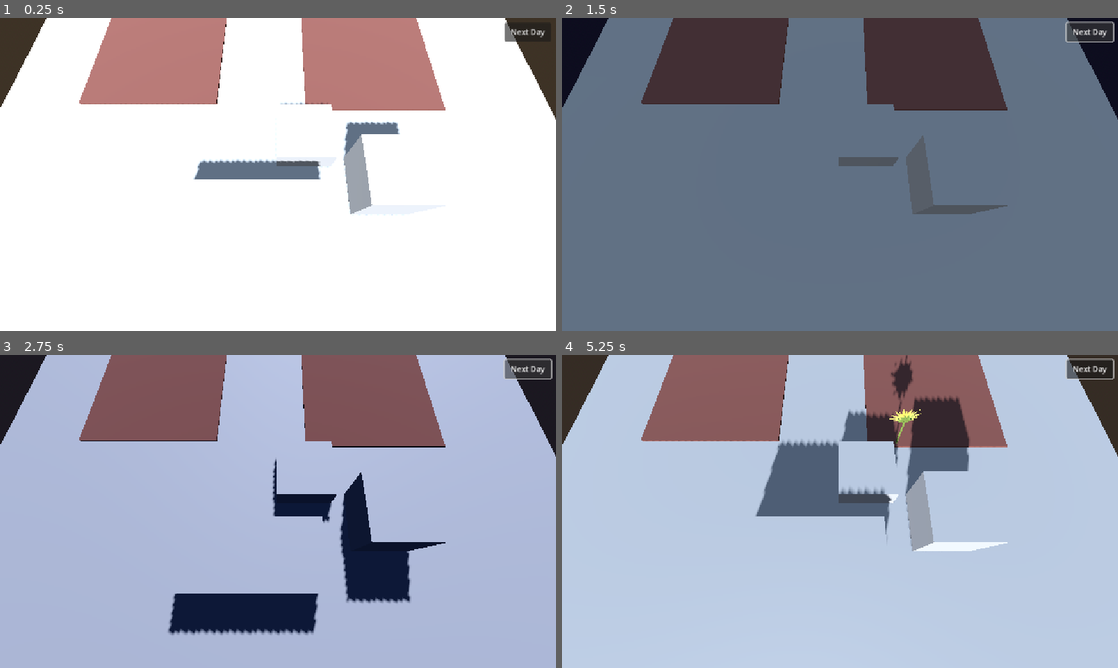
Above: before the commit, frames 1-4 (two rows, left to right).
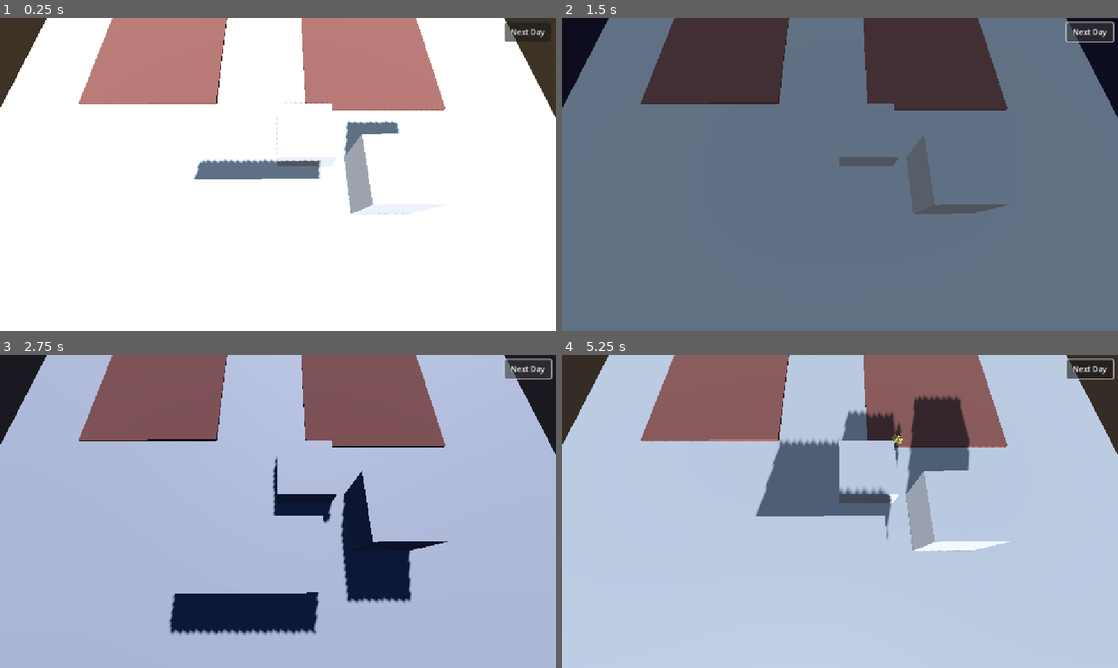
Above: after the commit, the same moments.

Repository: ToBinio/secrets-of-soil
Game: Godot game, scene res://scenes/main.tscn
Two runs of this game, one before a commit and one after it. Both use one fixed random seed, a clock stepped at 60 frames per second and the inputs below.
Inputs (mouse positions are in pixels of both pictures, inside the frame that each line leads up to):
- Up to frame 1 (0.25 s): no input
- Up to frame 2 (1.5 s): click "Next Day" at 0.5 s; click "Next Day" at 1.25 s
- Up to frame 3 (2.75 s): click "Next Day" at 2 s
- Up to frame 4 (5.25 s): move the mouse to (962, 495) at 2.77 s; click (962, 495) at 2.92 s; move the mouse to (728, 527) at 3.52 s; click (728, 527) at 3.67 s; move the mouse to (895, 442) at 4.27 s; click (895, 442) at 4.42 s; tap Enter at 5 s; move the mouse to (812, 574) at 5.02 s; click (812, 574) at 5.17 s

The runs differ from the first frame. In frame 1, 0.3% of the frame differs, in the area x 1-100%, y 0-64%; in frame 2, 0.2%; in frame 3, 0.8%; in frame 4, 1.1%, in the area x 1-100%, y 0-63%.

Commit message:
simple plant growing

Diff:
--- a/scenes/field.tscn
+++ b/scenes/field.tscn
@@ -1,8 +1,6 @@
-[gd_scene load_steps=7 format=3 uid="uid://dpg1chidhkvy3"]
+[gd_scene load_steps=5 format=3 uid="uid://dpg1chidhkvy3"]
 
 [ext_resource type="Script" uid="uid://c6qxasibnqplc" path="res://scripts/field.gd" id="1_6pmjc"]
-[ext_resource type="Resource" uid="uid://c85nr0tqy0565" path="res://scripts/resources/plants/sunflower.tres" id="2_ttalb"]
-[ext_resource type="PackedScene" uid="uid://bfvklom7mvg26" path="res://scenes/plants/sunflower.tscn" id="3_lptdg"]
 
 [sub_resource type="BoxShape3D" id="BoxShape3D_ycb0e"]
 size = Vector3(5, 0.1, 5)
@@ -16,9 +14,6 @@
 
 [node name="Field" type="Node3D"]
 script = ExtResource("1_6pmjc")
-plant = ExtResource("2_ttalb")
-scene = ExtResource("3_lptdg")
-max_water = 100.0
 
 [node name="Area3D" type="Area3D" parent="."]
 
--- a/scenes/info.gd
+++ b/scenes/info.gd
@@ -8,7 +8,7 @@
 func _ready() -> void:
 	Global.on_plant_show.connect(_on_plant_show)
 
-func _on_plant_show(plant: Plant):
+func _on_plant_show(plant: PlantResource):
 	label.text = plant.name
 
 	if(_open):
--- a/scenes/main.tscn
+++ b/scenes/main.tscn
@@ -199,5 +199,6 @@
 zoom_animation_speed = 10.0
 
 [node name="World" parent="." instance=ExtResource("1_o5qli")]
+transform = Transform3D(0.999998, -0.000154248, 0.00215105, 0.00014794, 0.999996, 0.00292046, -0.00215149, -0.00292013, 0.999993, 0, 0, 0)
 
 [connection signal="pressed" from="Ui/NextDay/Button" to="Ui/NextDay" method="_on_next_day_button_pressed"]
--- a/scenes/plant/growable.tscn
+++ b/scenes/plant/growable.tscn
@@ -1,6 +1,6 @@
 [gd_scene load_steps=2 format=3 uid="uid://bbivfwup2rbo2"]
 
-[ext_resource type="Script" uid="uid://cqxn7kbefvw0w" path="res://scripts/growable.gd" id="1_qctm5"]
+[ext_resource type="Script" uid="uid://cqxn7kbefvw0w" path="res://scripts/components/growable.gd" id="1_qctm5"]
 
 [node name="Growable" type="Node"]
 script = ExtResource("1_qctm5")
--- a/scenes/plant/plant_clicker.tscn
+++ b/scenes/plant/plant_clicker.tscn
@@ -1,6 +1,6 @@
 [gd_scene load_steps=2 format=3 uid="uid://boeiwk7qotto2"]
 
-[ext_resource type="Script" uid="uid://bxpknsj5j8a1v" path="res://scripts/plant_clicker.gd" id="1_am5sk"]
+[ext_resource type="Script" uid="uid://bxpknsj5j8a1v" path="res://scripts/components/clicker.gd" id="1_am5sk"]
 
 [node name="Clicker" type="Area3D"]
 script = ExtResource("1_am5sk")
--- a/scenes/plants/sunflower.tscn
+++ b/scenes/plants/sunflower.tscn
@@ -1,7 +1,8 @@
-[gd_scene load_steps=7 format=3 uid="uid://bfvklom7mvg26"]
+[gd_scene load_steps=8 format=3 uid="uid://bfvklom7mvg26"]
 
 [ext_resource type="PackedScene" uid="uid://bbivfwup2rbo2" path="res://scenes/plant/growable.tscn" id="1_1v48e"]
 [ext_resource type="PackedScene" uid="uid://bnju6l2m5u8rc" path="res://assets/plants/sunflower/sunflower.gltf" id="1_40ky6"]
+[ext_resource type="Script" uid="uid://kmp8a7og7efk" path="res://scripts/components/plant.gd" id="1_mtwp4"]
 [ext_resource type="PackedScene" uid="uid://boeiwk7qotto2" path="res://scenes/plant/plant_clicker.tscn" id="1_uoh7n"]
 [ext_resource type="Resource" uid="uid://c85nr0tqy0565" path="res://scripts/resources/plants/sunflower.tres" id="2_duwge"]
 [ext_resource type="PackedScene" uid="uid://bd00p8h4tp4ej" path="res://scenes/plant/click_clear_component.tscn" id="4_1v48e"]
@@ -11,17 +12,21 @@
 height = 1.5629
 
 [node name="Sunflower" type="Node3D"]
+script = ExtResource("1_mtwp4")
+plant = ExtResource("2_duwge")
 
-[node name="Growable" parent="." instance=ExtResource("1_1v48e")]
+[node name="Growable" parent="." node_paths=PackedStringArray("plant", "visual") instance=ExtResource("1_1v48e")]
+plant = NodePath("..")
+visual = NodePath("../Visual")
 
-[node name="Clicker" parent="." instance=ExtResource("1_uoh7n")]
-plant = ExtResource("2_duwge")
+[node name="Clicker" parent="." node_paths=PackedStringArray("plant") instance=ExtResource("1_uoh7n")]
+plant = NodePath("..")
 
 [node name="CollisionShape3D" type="CollisionShape3D" parent="Clicker"]
 transform = Transform3D(1, 0, 0, 0, 1, 0, 0, 0, 1, 0, 0.774343, 0)
 shape = SubResource("CapsuleShape3D_40ky6")
 
+[node name="ClickClearComponent" parent="." instance=ExtResource("4_1v48e")]
+
 [node name="Visual" parent="." instance=ExtResource("1_40ky6")]
 transform = Transform3D(1, 0, 0, 0, 1, 0, 0, 0, 1, 0, 0, -0.0663506)
-
-[node name="ClickClearComponent" parent="." instance=ExtResource("4_1v48e")]
--- a/scenes/plants/wheat.tscn
+++ b/scenes/plants/wheat.tscn
@@ -1,5 +1,6 @@
-[gd_scene load_steps=6 format=3 uid="uid://kukoxvnrq6e5"]
+[gd_scene load_steps=7 format=3 uid="uid://kukoxvnrq6e5"]
 
+[ext_resource type="Script" uid="uid://kmp8a7og7efk" path="res://scripts/components/plant.gd" id="1_8jru4"]
 [ext_resource type="PackedScene" uid="uid://bbivfwup2rbo2" path="res://scenes/plant/growable.tscn" id="1_coew3"]
 [ext_resource type="PackedScene" uid="uid://boeiwk7qotto2" path="res://scenes/plant/plant_clicker.tscn" id="1_hodiq"]
 [ext_resource type="PackedScene" uid="uid://bwi3piy4f66no" path="res://assets/plants/wheat/wheat.gltf" id="1_yfabo"]
@@ -10,11 +11,15 @@
 height = 1.26241
 
 [node name="Wheat" type="Node3D"]
+script = ExtResource("1_8jru4")
+plant = ExtResource("2_ucxq8")
 
-[node name="Growable" parent="." instance=ExtResource("1_coew3")]
+[node name="Growable" parent="." node_paths=PackedStringArray("plant", "visual") instance=ExtResource("1_coew3")]
+plant = NodePath("..")
+visual = NodePath("../Visual")
 
-[node name="Clicker" parent="." instance=ExtResource("1_hodiq")]
-plant = ExtResource("2_ucxq8")
+[node name="Clicker" parent="." node_paths=PackedStringArray("plant") instance=ExtResource("1_hodiq")]
+plant = NodePath("..")
 
 [node name="CollisionShape3D" type="CollisionShape3D" parent="Clicker"]
 transform = Transform3D(1, 0, 0, 0, 1, 0, 0, 0, 1, 0, 0.631755, 0)
--- a/scenes/world.tscn
+++ b/scenes/world.tscn
@@ -1,8 +1,7 @@
-[gd_scene load_steps=4 format=3 uid="uid://22wsbw7e8njp"]
+[gd_scene load_steps=3 format=3 uid="uid://22wsbw7e8njp"]
 
 [ext_resource type="PackedScene" uid="uid://dpg1chidhkvy3" path="res://scenes/field.tscn" id="1_nnsk1"]
-[ext_resource type="Resource" uid="uid://dl5fl0mgy1sor" path="res://scripts/resources/plants/wheat.tres" id="2_4wyf3"]
-[ext_resource type="PackedScene" uid="uid://kukoxvnrq6e5" path="res://scenes/plants/wheat.tscn" id="3_k0juu"]
+[ext_resource type="PackedScene" uid="uid://kukoxvnrq6e5" path="res://scenes/plants/wheat.tscn" id="2_rwgxs"]
 
 [node name="World" type="Node3D"]
 
@@ -22,10 +21,12 @@
 transform = Transform3D(0.999984, 6.28434e-08, 0, 1.1577e-08, 1, 0, -1.86265e-08, 0, 1, 0.955906, 0.600786, 3.93876)
 size = Vector3(1.76929, 0.803711, 1.86963)
 
-[node name="StaticBody3D" parent="." instance=ExtResource("1_nnsk1")]
+[node name="WettField" parent="." instance=ExtResource("1_nnsk1")]
 transform = Transform3D(1, 0, 0, 0, 1, 0, 0, 0, 1, 3.62593, 0, 0.209657)
+scene = ExtResource("2_rwgxs")
+water_level = 1.0
 
-[node name="Field" parent="." instance=ExtResource("1_nnsk1")]
-transform = Transform3D(1, 0, 0, 0, 1, 0, 0, 0, 1, -4.61696, 2.38419e-07, -0.0732009)
-plant = ExtResource("2_4wyf3")
-scene = ExtResource("3_k0juu")
+[node name="DryField" parent="." instance=ExtResource("1_nnsk1")]
+transform = Transform3D(0.999967, -0.00658729, -0.00470822, 0.00660634, 0.99997, 0.00404536, 0.00468144, -0.00407632, 0.999981, -4.61696, 2.38419e-07, -0.0732009)
+scene = ExtResource("2_rwgxs")
+water_level = 0.5
--- a/scripts/autoloads/global.gd
+++ b/scripts/autoloads/global.gd
@@ -1,9 +1,9 @@
 extends Node
 
-signal on_plant_show(plant: Plant)
-signal on_next_day(plant: Plant)
+signal on_plant_show(plant: PlantResource)
+signal on_next_day(plant: PlantResource)
 
-func show_plant(plant: Plant):
+func show_plant(plant: PlantResource):
 	on_plant_show.emit(plant)
 
 func next_day():
--- a/scripts/plant_clicker.gd
+++ b/scripts/components/clicker.gd
@@ -4,4 +4,4 @@
 
 func _on_input_event(_camera: Node, event: InputEvent, _event_position: Vector3, _normal: Vector3, _shape_idx: int) -> void:
 	if event is InputEventMouseButton && event.is_pressed() && event.button_index == MOUSE_BUTTON_LEFT:
-		Global.show_plant(plant)
+		Global.show_plant(plant.plant)
--- /dev/null
+++ b/scripts/components/growable.gd
@@ -0,0 +1,17 @@
+extends Node
+
+@export var plant: Plant
+@export var visual: Node3D
+
+var target_size = 0.1
+
+func _ready() -> void:
+	Global.on_next_day.connect(_on_next_day)
+	visual.scale = Vector3.ONE * target_size;
+
+func _process(delta: float) -> void:
+	visual.scale = lerp(visual.scale, Vector3.ONE *  target_size, delta * 5);
+
+func _on_next_day():
+	var growth_factor = 1 - abs(plant.plant.preferred_water - plant.field.water_level)
+	target_size = min(target_size + growth_factor * plant.plant.growth_speed, 1)
--- /dev/null
+++ b/scripts/components/plant.gd
@@ -0,0 +1,6 @@
+extends Node3D
+class_name Plant
+
+@export var plant: PlantResource
+
+var field: Field
--- a/scripts/field.gd
+++ b/scripts/field.gd
@@ -1,23 +1,13 @@
 extends Node3D
+class_name Field
 
-@export var plant: Plant
 @export var scene: PackedScene
-
-@export var max_water: float
-
-var _water: float;
-
-func _ready() -> void:
-	_water = max_water
+@export_range(0, 1) var water_level: float
 
 func _on_area_3d_input_event(_camera: Node, event: InputEvent, event_position: Vector3, _normal: Vector3, _shape_idx: int) -> void:
 	if event is InputEventMouseButton && event.is_pressed() && event.button_index == MOUSE_BUTTON_LEFT:
-		if(_water - plant.water_consumption < 0):
-			return
+		var plant_instance = scene.instantiate() as Plant
+		plant_instance.field = self
+		add_child(plant_instance)
 
-		_water -= plant.water_consumption;
-
-		var flower_instance = scene.instantiate()
-		add_child(flower_instance)
-
-		flower_instance.global_position = event_position
+		plant_instance.global_position = event_position
--- a/scripts/growable.gd
+++ /dev/null
@@ -1,7 +0,0 @@
-extends Node
-
-func _ready() -> void:
-	Global.on_next_day.connect(_on_next_day)
-
-func _on_next_day():
-	print("nextDay!")
--- a/scripts/resources/plant.gd
+++ /dev/null
@@ -1,5 +0,0 @@
-extends Resource
-class_name Plant
-
-@export var name: String
-@export var water_consumption: float
--- /dev/null
+++ b/scripts/resources/plant_resource.gd
@@ -0,0 +1,7 @@
+extends Resource
+class_name PlantResource
+
+@export var name: String
+@export var growth_speed: float
+
+@export_range(0, 1) var preferred_water: float
--- a/scripts/resources/plants/sunflower.tres
+++ b/scripts/resources/plants/sunflower.tres
@@ -1,9 +1,10 @@
-[gd_resource type="Resource" script_class="Plant" load_steps=2 format=3 uid="uid://c85nr0tqy0565"]
+[gd_resource type="Resource" script_class="PlantResource" load_steps=2 format=3 uid="uid://c85nr0tqy0565"]
 
-[ext_resource type="Script" uid="uid://c2qk2325ok2gv" path="res://scripts/resources/plant.gd" id="2_ptpjg"]
+[ext_resource type="Script" uid="uid://c2qk2325ok2gv" path="res://scripts/resources/plant_resource.gd" id="1_3cfa8"]
 
 [resource]
-script = ExtResource("2_ptpjg")
+script = ExtResource("1_3cfa8")
 name = "Sunflower"
-water_consumption = 10.0
+growth_speed = 0.2
+preferred_water = 0.5
 metadata/_custom_type_script = "uid://c2qk2325ok2gv"
--- a/scripts/resources/plants/wheat.tres
+++ b/scripts/resources/plants/wheat.tres
@@ -1,9 +1,10 @@
-[gd_resource type="Resource" script_class="Plant" load_steps=2 format=3 uid="uid://dl5fl0mgy1sor"]
+[gd_resource type="Resource" script_class="PlantResource" load_steps=2 format=3 uid="uid://dl5fl0mgy1sor"]
 
-[ext_resource type="Script" uid="uid://c2qk2325ok2gv" path="res://scripts/resources/plant.gd" id="1_g7v3s"]
+[ext_resource type="Script" uid="uid://c2qk2325ok2gv" path="res://scripts/resources/plant_resource.gd" id="1_g7v3s"]
 
 [resource]
 script = ExtResource("1_g7v3s")
 name = "Wheat"
-water_consumption = 5.0
+growth_speed = 0.5
+preferred_water = 1.0
 metadata/_custom_type_script = "uid://c2qk2325ok2gv"
Renamed: scripts/plant_clicker.gd.uid -> scripts/components/clicker.gd.uid
Renamed: scripts/growable.gd.uid -> scripts/components/growable.gd.uid
Not shown, added: scripts/components/plant.gd.uid
Renamed: scripts/resources/plant.gd.uid -> scripts/resources/plant_resource.gd.uid
